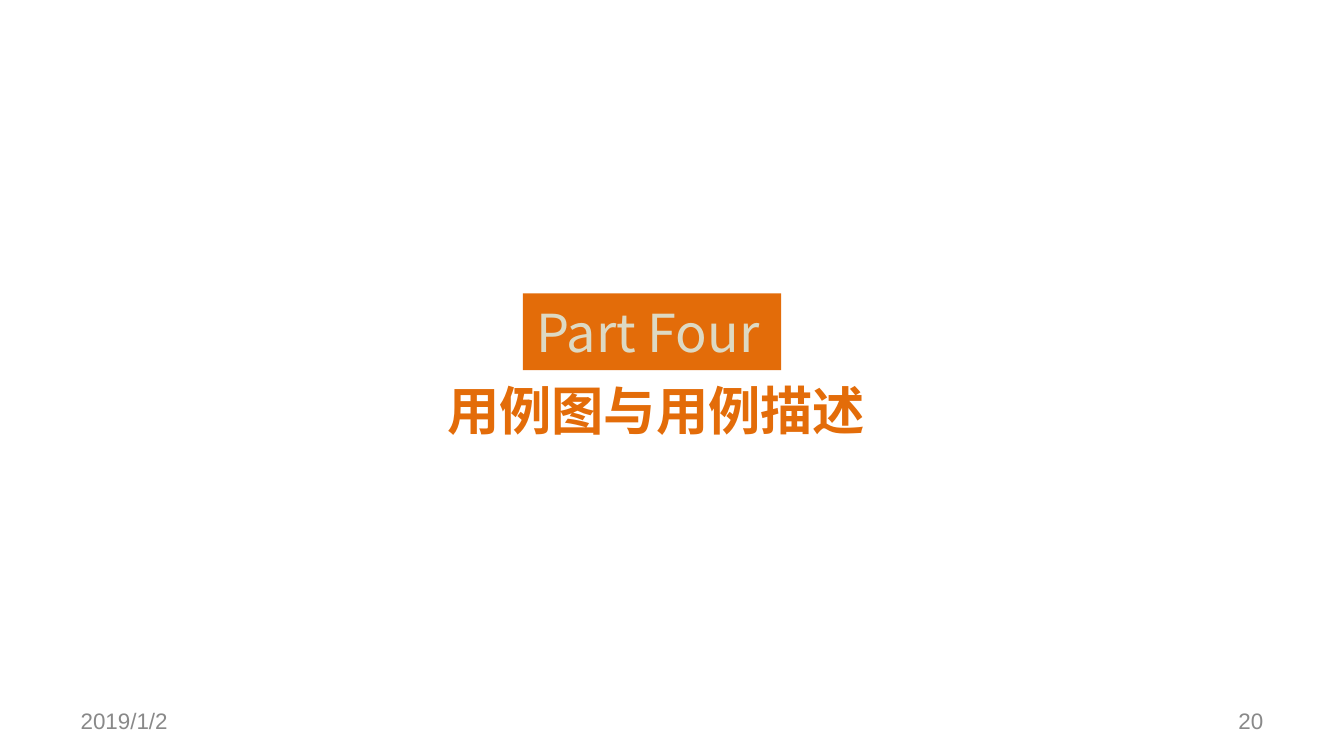
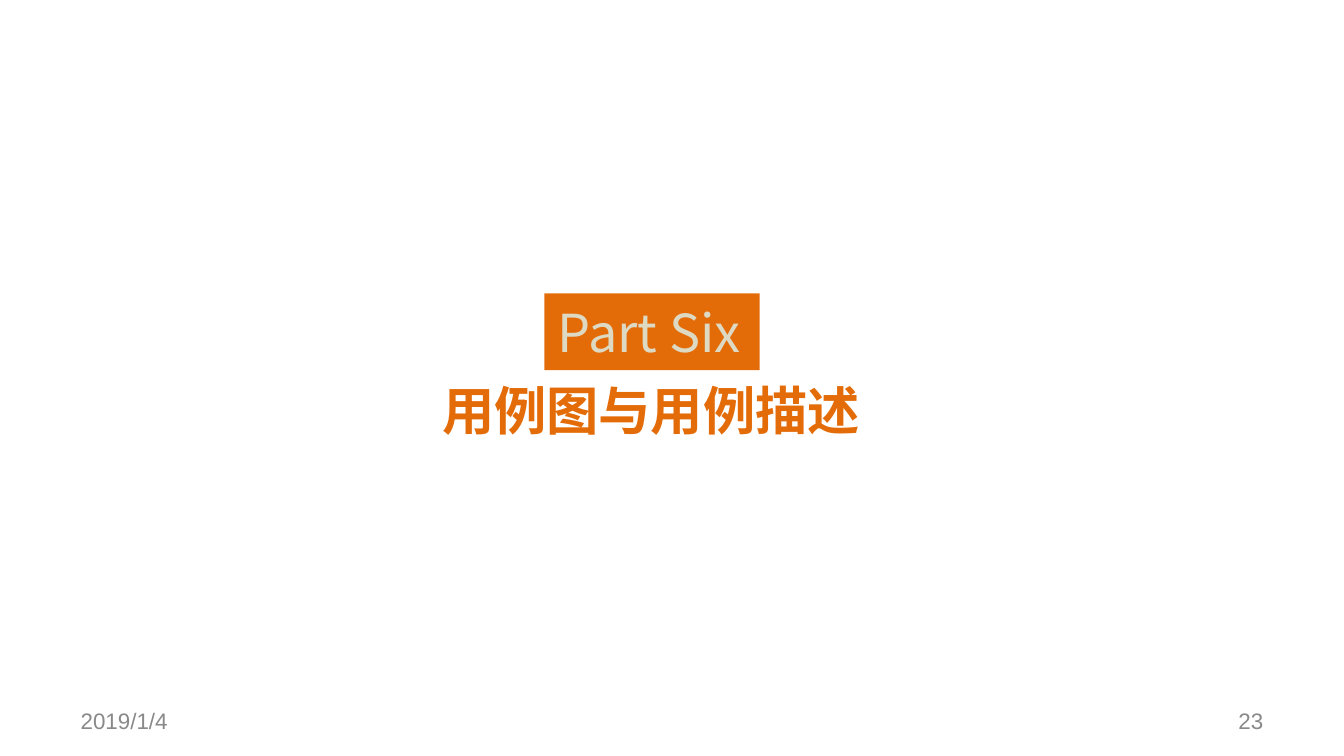
Before and after one commit to SoftwareRequirtmentsG02/Document, a slide deck: slide 23 of 案例教学系统/受控文档/分析设计/PPT/PRD2018-G02-SRS评审PPT.pptx (slide 20 before the commit). Drawn at 1344x756 pixels with LibreOffice and Linux fonts; fonts in the diff are those of the drawing; background and template pictures are left out. Boxes give left, top, right and bottom in pixels: in the first picture for what was removed or moved away, otherwise in the second. Text is boxed around its words. In the diff, an @@ line names an element or a change of style, - is before the commit and + after.

```diff
--- a/案例教学系统/受控文档/分析设计/PPT/PRD2018-G02-SRS评审PPT.pptx
+++ b/案例教学系统/受控文档/分析设计/PPT/PRD2018-G02-SRS评审PPT.pptx
@@ rectangle "Part Six": place and size @@
-rectangle "Part Six" at [523, 293, 781, 370]
+rectangle "Part Six" at [544, 293, 759, 370]
@@ text in rectangle at [558, 311, 740, 353]: text changed @@
-Part Four
+Part Six
@@ text "用例图与用例描述": place and size @@
-text "用例图与用例描述" at [447, 385, 865, 435]
+text "用例图与用例描述" at [442, 385, 860, 435]
@@ text at [81, 713, 168, 729]: text changed @@
-2019/1/2
+2019/1/4
@@ page number at [1238, 713, 1263, 729]: text changed @@
-20
+23
```
Also in this commit, not shown: 49 other slides changed, 9 slides added, 3 slides removed, 1 other file.
